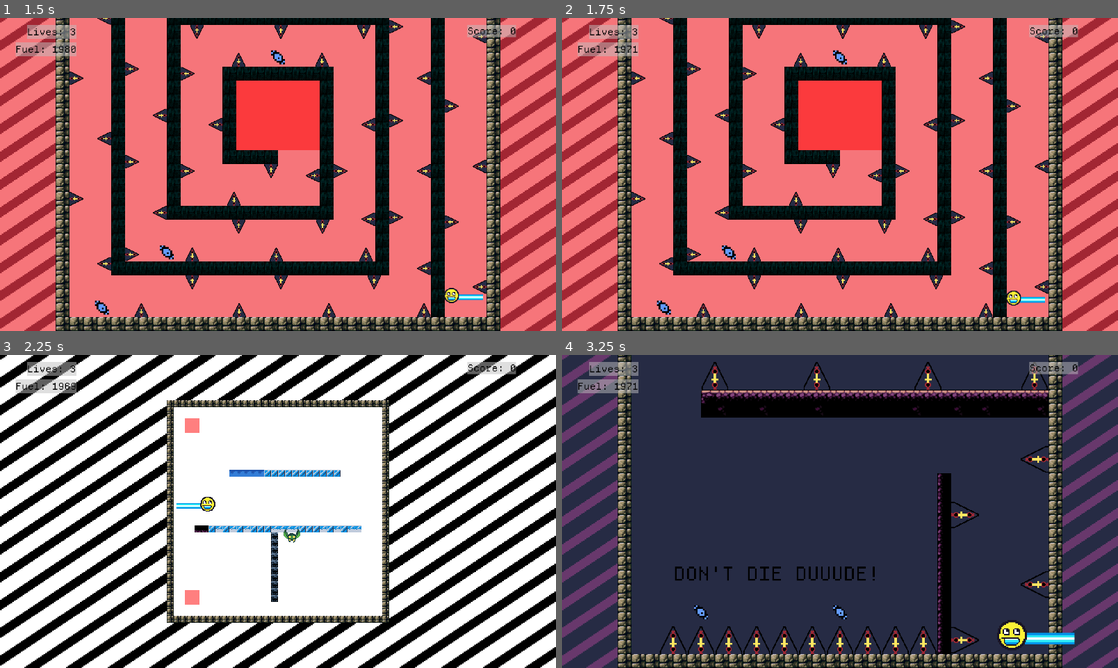
Above: before the commit, frames 1-4 (two rows, left to right).
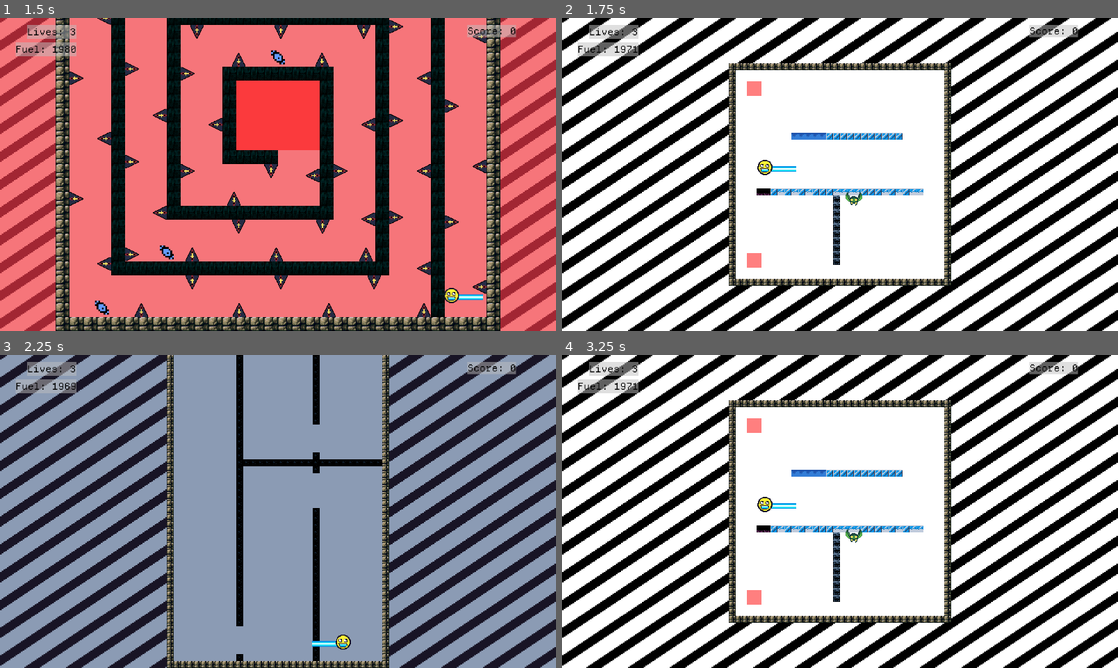
Above: after the commit, the same moments.

Repository: OSGH-web/balloon-movement-demo
Game: Godot game, scene res://scenes/main.tscn
Two runs of this game, one before a commit and one after it. Both use one fixed random seed, a clock stepped at 60 frames per second and the inputs below.
Inputs:
- Up to frame 1 (1.5 s): hold N (ui_n) 0.53-1.28 s; hold Right (ui_right) from 0.53 s (still down); tap Up (ui_up) at 0.77 s; tap P (ui_p) at 0.8, 1.35 s
- Up to frame 2 (1.75 s): keep holding Right (ui_right); tap Up (ui_up) at 1.52 s; tap N (ui_n) at 1.55 s
- Up to frame 3 (2.25 s): release Right (ui_right) at 2.03 s; hold Left (ui_left) from 2.03 s (still down); hold N (ui_n) from 2.03 s (still down)
- Up to frame 4 (3.25 s): tap P (ui_p) at 2.3, 2.85 s; release Left (ui_left) at 2.78 s; release N (ui_n) at 2.78 s; hold Right (ui_right) from 2.78 s (still down); tap Up (ui_up) at 3.02 s; tap N (ui_n) at 3.05 s

Frame 1 is identical in both runs. In frame 2, 97% of the frame differs, in the area x 0-100%, y 0-100%; in frame 3, 98%; in frame 4, 98%.

Commit message:
fix small bug with debug next/prev level controls

Diff:
--- a/scripts/game_manager.gd
+++ b/scripts/game_manager.gd
@@ -52,10 +52,10 @@
 func _input(event):
 	 # DEV: Go to next level
 	if event.is_action_pressed("ui_n"):
+		if curr_level == len(level_files):
+			curr_level = 0
 		var level_path = "res://levels/%s" % level_files[curr_level]
 		curr_level += 1
-		if curr_level == len(level_files):
-			curr_level = 0
 		get_tree().change_scene_to_file(level_path)
 
 	# DEV: Go to previous level
@@ -65,8 +65,8 @@
 		if curr_level >= 1:
 			level_path = "res://levels/%s" % level_files[curr_level - 1]
 		else:
-			curr_level = len(level_files) - 1
 			level_path = "res://levels/%s" % level_files[len(level_files) - 1]
+			curr_level = len(level_files)
 
 		get_tree().change_scene_to_file(level_path)
 
